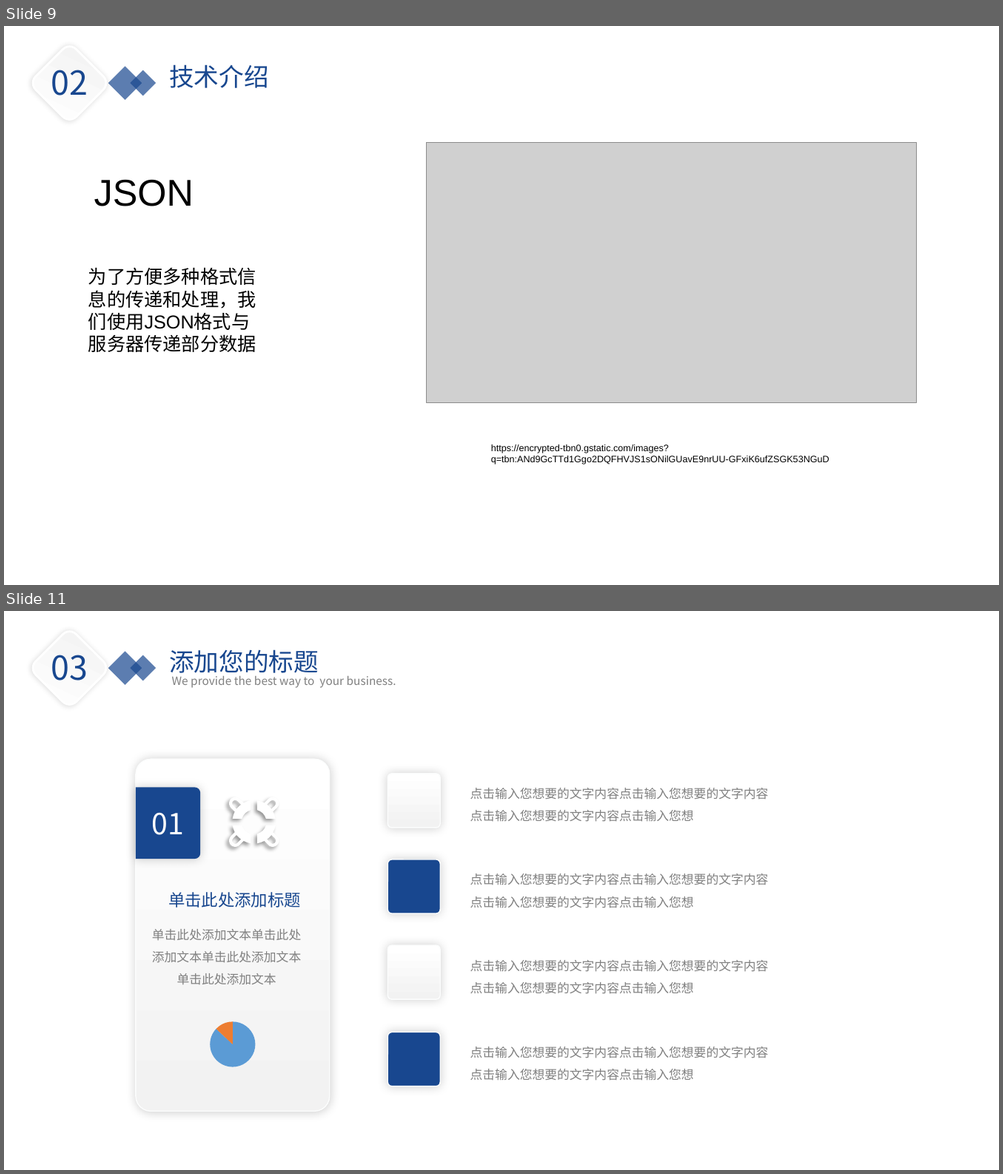
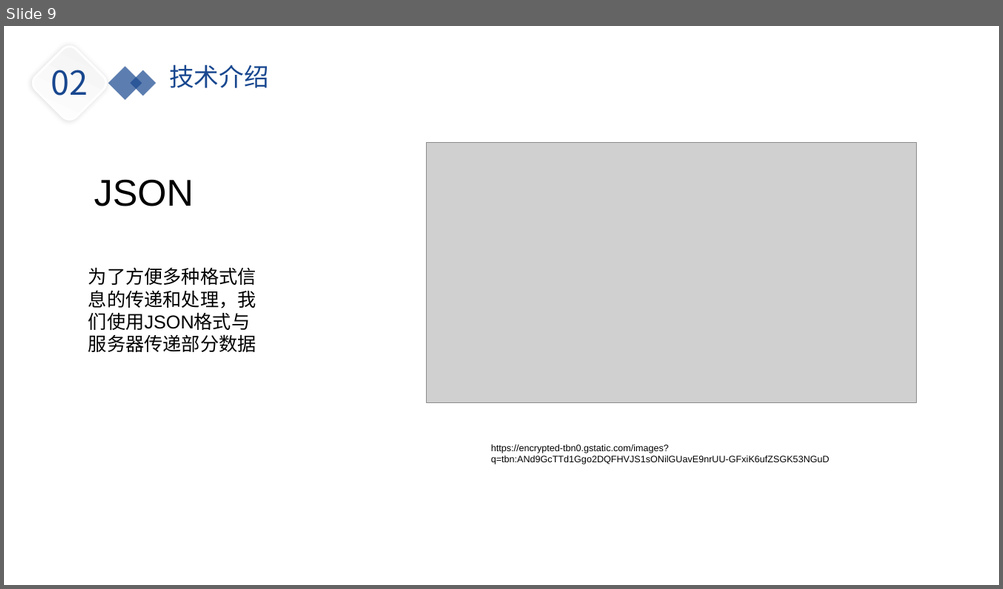
Before and after one commit to yiranyyu/simple_chat_room, a slide deck: doc/simple_chat_room.pptx. Shown one above the other, each under a label of ours: slides 9 and 11 before the commit, slide 9 after it; the slides between them are not shown. The pictures are 1003x1174 and 1003x589 pixels, drawn with LibreOffice and Linux fonts; fonts in the diff are those of the drawing; grey boxes stand for pictures; background and template pictures are left out. Boxes give left, top, right and bottom in pixels: in the first picture for what was removed or moved away, otherwise in the second. Text is boxed around its words. In the diff, an @@ line names an element or a change of style, - is before the commit and + after.

```diff
--- a/doc/simple_chat_room.pptx
+++ b/doc/simple_chat_room.pptx
@@ slide 11 removed at (4, 611, 999, 1170), background picture (left out) @@
@@ rounded rectangle removed at (28, 627, 110, 709) @@
@@ text removed at (51, 655, 88, 681) @@
-03
@@ rectangle removed at (108, 651, 142, 684) @@
@@ text removed at (169, 649, 318, 678) @@
-添加您的标题
@@ rectangle removed at (130, 655, 156, 681) @@
@@ text removed at (172, 676, 396, 688) @@
-We provide the best way to your business.
@@ rounded rectangle removed at (387, 774, 440, 828) @@
@@ text removed at (470, 788, 768, 822) @@
-点击输入您想要的文字内容点击输入您想要的文字内容
-点击输入您想要的文字内容点击输入您想
@@ group removed at (136, 760, 330, 1112): 3 texts, 2 freeform shapes, 1 rounded rectangle, 1 pie chart @@
-01
-单击此处添加标题
-单击此处添加文本单击此处添加文本单击此处添加文本单击此处添加文本
-categories: 1, 2
-Series 1: 87, 13
@@ rounded rectangle removed at (387, 860, 440, 914) @@
@@ text removed at (470, 874, 768, 908) @@
-点击输入您想要的文字内容点击输入您想要的文字内容
-点击输入您想要的文字内容点击输入您想
@@ rounded rectangle removed at (387, 946, 440, 1000) @@
@@ text removed at (470, 960, 768, 994) @@
-点击输入您想要的文字内容点击输入您想要的文字内容
-点击输入您想要的文字内容点击输入您想
@@ rounded rectangle removed at (387, 1033, 440, 1087) @@
@@ text removed at (470, 1047, 768, 1081) @@
-点击输入您想要的文字内容点击输入您想要的文字内容
-点击输入您想要的文字内容点击输入您想
```
Also in this commit, not shown: 3 slides changed, 4 slides added, 12 other slides removed, 1 other file.
